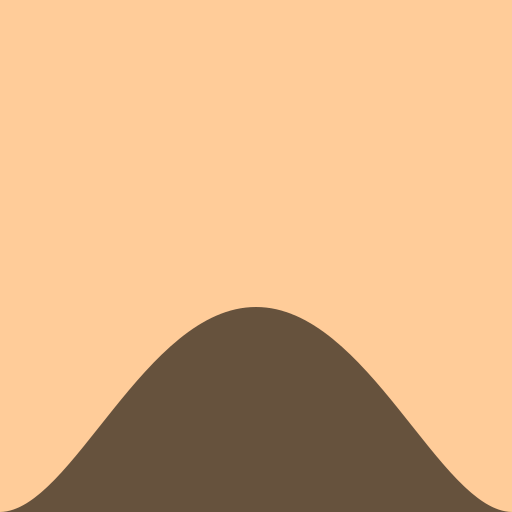
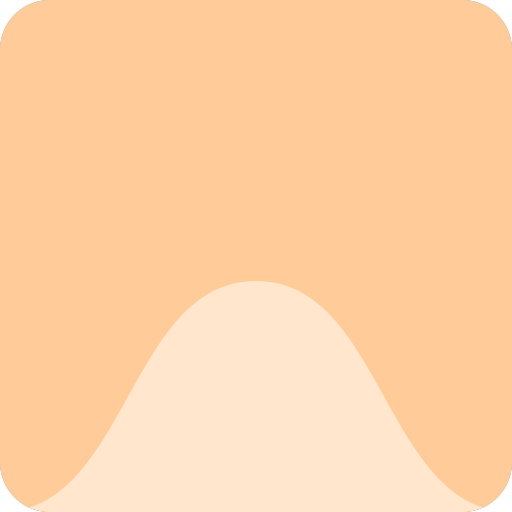
The second 512 × 512 image is a revision of the first. Changes to its layers:
"Layer #1": opacity 60% → 100%, painted on it over [left=0, top=281, right=512, bottom=512]
painted on "Background" over [left=0, top=0, right=512, bottom=512]
